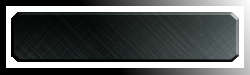
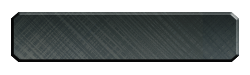
Before/after of a 250 x 75 layered artwork. What changed in the layer stack:
renamed "Background" to "Clipboard #1", moved it above "Clipboard", painted on it over (x1=11, y1=12, x2=239, y2=62)
hid "Clipboard", moved it above "Layer" over (x1=0, y1=0, x2=250, y2=75)
painted on "Layer" over (x1=11, y1=12, x2=239, y2=62)
